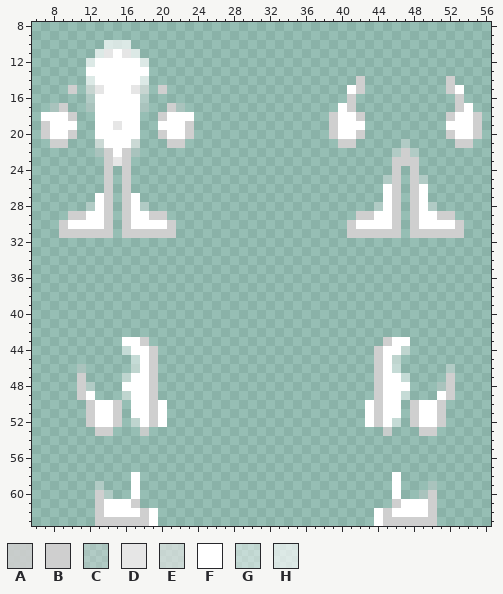
Pixel-art sprite: Resources/Textures/ADT/Mobs/Customization/Vulpkanin/vulpkanin_body.rsi/altpointsfadebelly.png. That is the earlier state.
The file is 64x64 pixels. Pixels under 10% opacity are left out. Colours within 5 levels of each other are drawn and written as one. Shown: x 6..56, y 8..63.
Palette (. is transparent): A #cfcfcfe1  B #cfcfcf  C #e6e6e655  D #e6e6e6  E #e6e6e6aa  F #ffffff  G #ffffff73  H #ffffffaa
Pixels before (only the part around the change), first column x 6:
 8 ...................................................
 9 ...................................................
10 ........HHH........................................
11 .......HDFDH.......................................
12 ......HFFFFFH......................................
13 ......FFFFFFF......................................
14 ......HFFFFFH.......................B.........B....
15 ....B.EDFFFDE.B....................FB.........BF...
16 ......CFFFFFC......................B...........B...
17 ..CB..CFFFFFC..BC.................FB...........BF..
18 .FFFB..FFFFF..BFFF...............BFFB.........BFFB.
19 .BFFF..FFDFF..FFFB...............BFFF.........FFFB.
20 .BFFB..FFFFF..BFFB...............BFFB.........BFFB.
21 ..BB...EFFFE...BB.................BB.....C.....BB..
22 .......CBFBC............................CBC........
23 ........BDB.............................BBB........
24 ........B.B.............................B.B........
25 ........B.B............................CB.BC.......
26 ........B.B............................FB.BF.......
27 .......FB.BF...........................FB.BF.......
28 ......CFB.BFC.........................CFB.BFC......
29 ....BBFFB.BFFBB.....................BBFFB.BFFBB....
30 ...BFFFFB.BFFFFB...................BFFFFB.BFFFFB...
31 ...BBBBBB.BBBBBB...................BBBBBB.BBBBBB...
32 ...................................................
33 ...................................................
34 ...................................................
35 ...................................................
36 ...................................................
37 ...................................................
38 ...................................................
39 ...................................................
40 ...................................................
41 ...................................................
42 ...................................................
43 ..........FFB..........................BFF.........
44 ..........GFFB........................BFFG.........
45 ...........GFB........................BFG..........
46 .....C.....GFB........................BFG.....C....
47 .....B....GFFB........................BFFG....B....
48 .....BC...FFFB........................BFFF...CB....
49 .....BF...GFFB........................BFFG...FB....
50 ......BFFB.FFBF......................FBFF.BFFB.....
51 ......BFFB.FFBF......................FBFF.BFFB.....
52 ......BFFB.GFBF......................FBFG.BFFB.....
53 .......BB...A..........................A...BB......
54 ...................................................
55 ...................................................
56 ...................................................
57 ...................................................
58 ...........F............................F..........
59 .......C...F............................F...C......
60 .......BC..F............................F..CB......
61 .......BFFFB............................BFFFB......
62 .......BFFFFBF........................FBFFFFB......
63 .......BBBBBBF........................FBBBBBB......
After the commit:
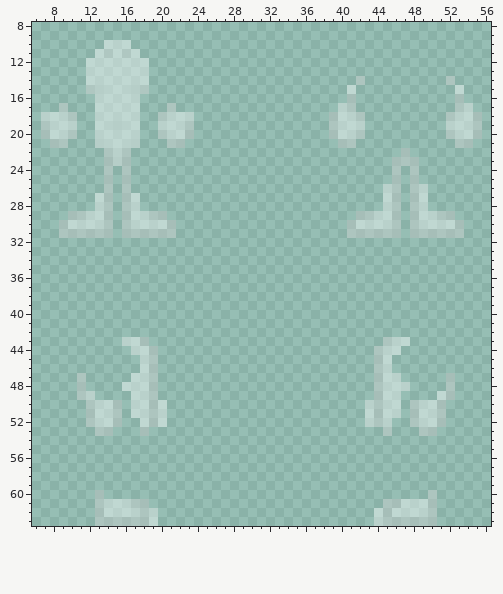
Diff:
Colour B changes from #cfcfcf to #d0d0d066.
Colour D changes from #e6e6e6 to #e6e6e666.
Colour F changes from #ffffff to #ffffff66.
The edit adds colour B in row 61 at x 18 and 45.
Colour A gives way to colour B in row 53 at x 18 and 45.
Colour E gives way to colour D in row 15 at x 12 and 18; in row 21 at x 13 and 17.
Colour H gives way to colour F in row 10 at x 14 to 16; in row 11 at x 13 and 17; in row 12 at x 12 and 18; in row 14 at x 12 and 18.
Colour B is removed in row 15 at x 10, 20, 42 and 52.
Colour C is removed in row 16 at x 12 and 18; in row 17 at x 8, 12, 18 and 22; in row 21 at x 47; in row 22 at x 13, 17, 46 and 48; in row 25 at x 45 and 49; in row 28 at x 12, 18, 44 and 50.
Colour C is removed in row 46 at x 11 and 52; in row 48 at x 12 and 51; in row 59 at x 13 and 50; in row 60 at x 14 and 49.
Colour F is removed in rows 58 to 60 at x 17 and 46.
Colour G is removed in row 44 at x 16 and 47; in rows 45 to 46 at x 17 and 46; in row 47 at x 16 and 47; in row 49 at x 16 and 47; in row 52 at x 17 and 46.
